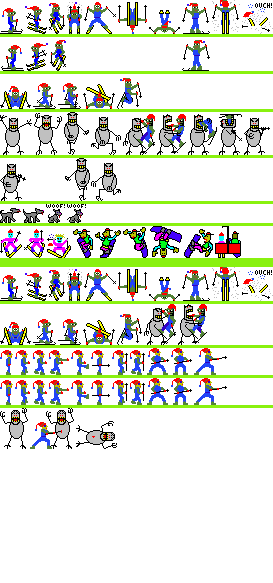
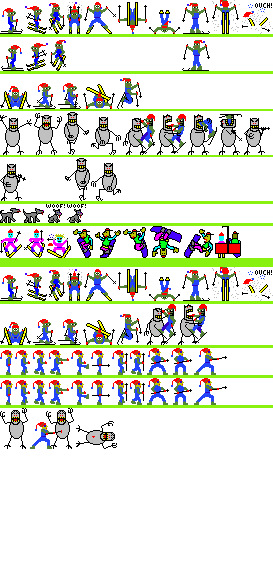
Layer changes from the first (273, 583) image to the second:
painted on "Layer 4" over (0, 111, 273, 158)
